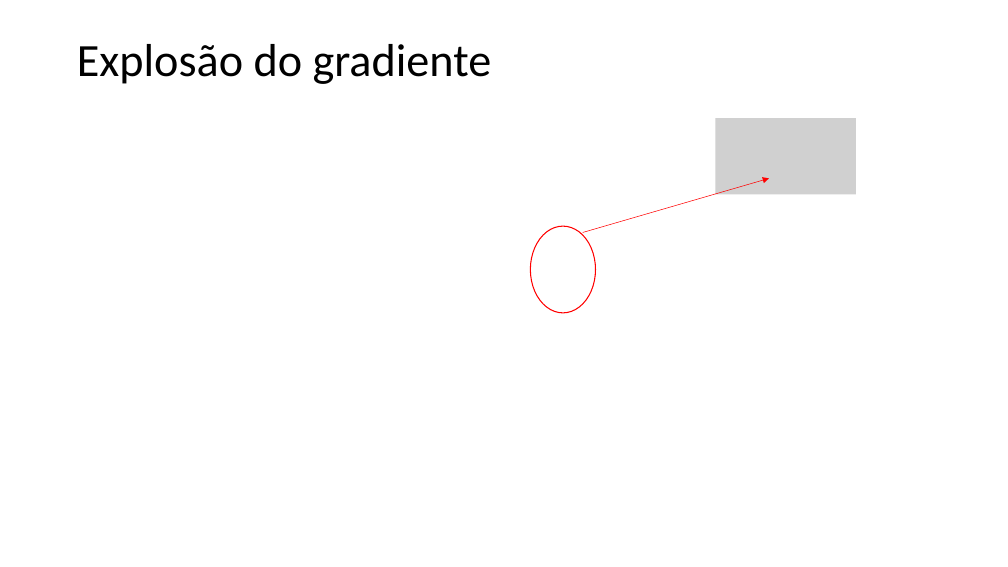
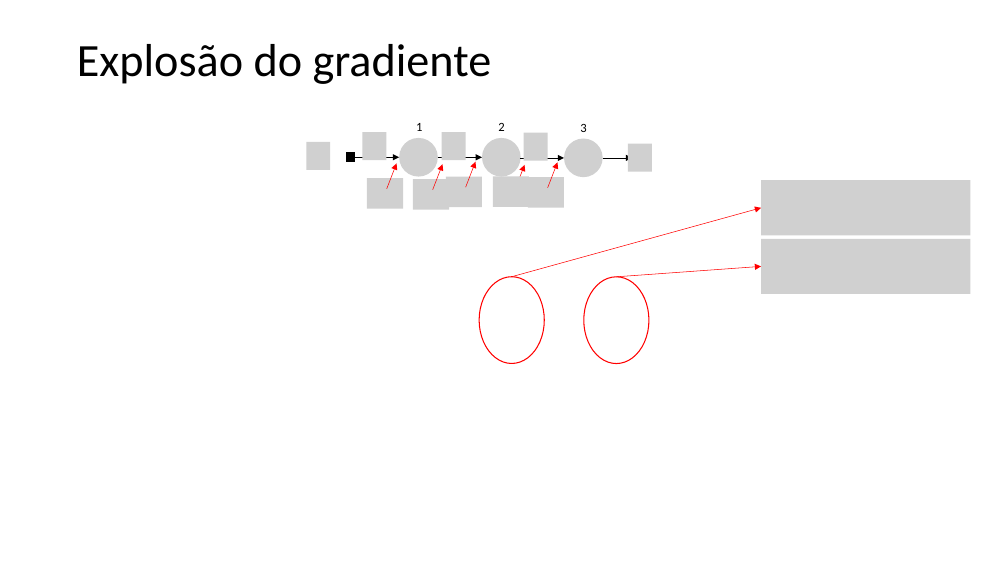
Before and after one commit to zz4fap/tp557-iot-ml, a slide deck: slide 66 of slides/TP557_9_Classificação_com_DNNs.pptx (slide 65 before the commit). Drawn at 1008x567 pixels with LibreOffice and Linux fonts; fonts in the diff are those of the drawing; grey boxes stand for pictures. Boxes give left, top, right and bottom in pixels: in the first picture for what was removed or moved away, otherwise in the second. Text is boxed around its words. In the diff, an @@ line names an element or a change of style, - is before the commit and + after.

Commit message:
update of slides

```diff
--- a/slides/TP557_9_Classificação_com_DNNs.pptx
+++ b/slides/TP557_9_Classificação_com_DNNs.pptx
@@ picture removed at bbox=[715, 118, 856, 194] @@
@@ group added at bbox=[306, 123, 653, 209]: 13 pictures, 9 arrows, 3 texts, 1 rectangle @@
+1
+2
+3
@@ arrow moved from (583, 233) - (769, 178) to (512, 277) - (761, 208) @@
@@ picture added at bbox=[761, 180, 971, 235] @@
@@ picture added at bbox=[761, 239, 971, 294] @@
@@ arrow added from (616, 277) to (761, 266), #FF0000 0.5 pt @@
@@ ellipse: place and size @@
-ellipse at bbox=[531, 226, 596, 313]
+ellipse at bbox=[479, 277, 544, 364]
@@ ellipse added at bbox=[584, 277, 649, 364], outline #FF0000 1 pt @@
```
Also in this commit, not shown: 2 slides added, 1 other file.
